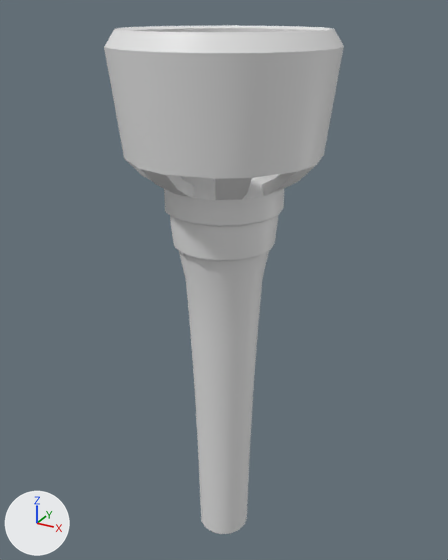
An edit to the Blender file Assets/Models/Aztek_Torch.blend, drawn before and after from the same camera.
Both versions are drawn from a 50 mm camera at (0.262, -0.476, 0.387) aimed at (-0.008, 0.014, 0.141). The axes (+X, +Y, +Z) are drawn at lower left. The lights are the same throughout.

Names of what the first picture shows: 'Aztec_Torch'.
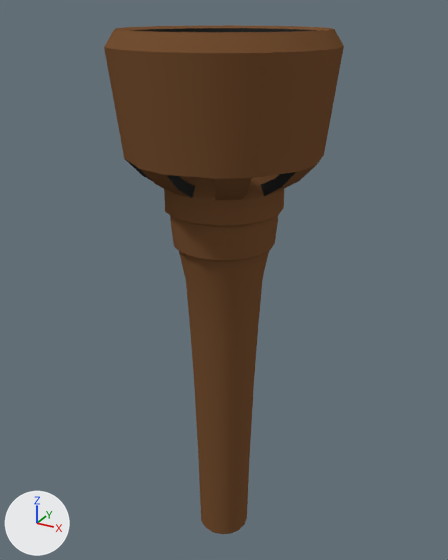
Location of each change, (x1, y1, x2, y2) in pixels of the pictures (448 x 560 px):
part 1 of me_circle_001, recoloured (grey to brown)
    both: (104, 25, 344, 534)
part 2 of me_circle_001, recoloured (grey to black)
    both: (125, 28, 317, 198)

What the commit changed:
Material 'Aztec_Torch_InsideColor' (mat_aztec_torch_insidecolor) is new.
Its base color is (0.0291, 0.0291, 0.0291) (black #303030).
Material 'Aztec_Torch_OuterColor' (mat_aztec_torch_outercolor) is new.
Its base color is (0.184, 0.0832, 0.0338) (brown #775134).
me_circle_001 has 464 vertices, 474 faces and spans x -0.097..0.097, y -0.097..0.097, z -0.163..0.371.
me_circle_001 is used by ob_aztec_torch; location (0.0, 0.0, 0.0).
me_circle_001 part 1: 410 of the faces centred in x -0.089..0.089, y -0.089..0.089, z -0.163..0.37 switch from no material to mat_aztec_torch_outercolor (brown #775134).
me_circle_001 part 2: 64 of the faces centred in x -0.077..0.077, y -0.077..0.077, z 0.252..0.321 switch from no material to mat_aztec_torch_insidecolor (black #303030).
